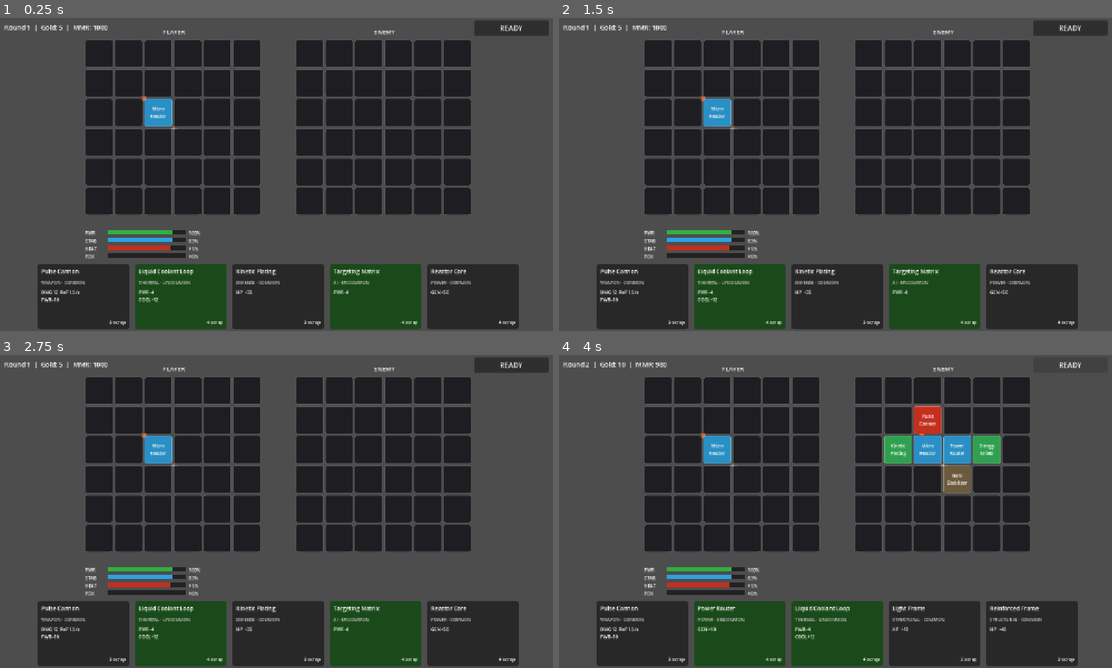
Above: before the commit, frames 1-4 (two rows, left to right).
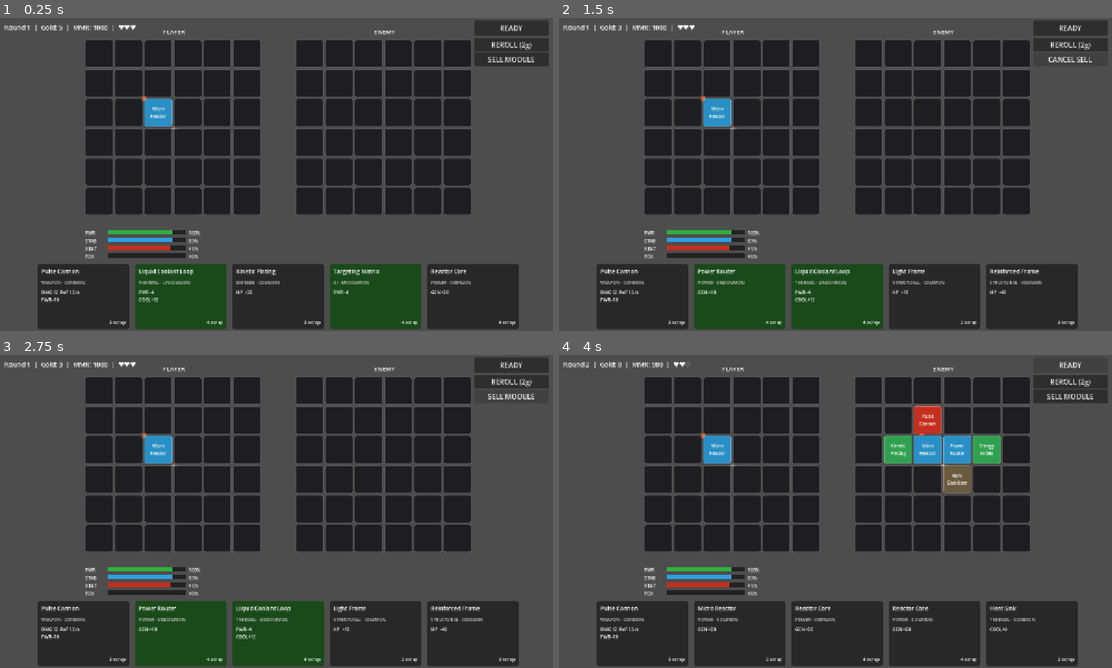
Above: after the commit, the same moments.

Repository: bbayram-l/ChroneForge-Arena
Game: Godot game, scene res://scenes/Main.tscn
The game is run twice, just before and just after one commit, with the same random seed, the same clock (stepped at 60 frames per second) and the same inputs.
Inputs (mouse positions are in pixels of both pictures, inside the frame that each line leads up to):
- Up to frame 1 (0.25 s): no input
- Up to frame 2 (1.5 s): click (1067, 46) at 0.5 s, where only the run after the commit has a clickable "REROLL (2g)"; click (1067, 58) at 1.25 s, where only the run after the commit has a clickable "SELL MODULE"
- Up to frame 3 (2.75 s): click (508, 395) at 2 s, where only the run after the commit has a clickable "CANCEL SELL"
- Up to frame 4 (4 s): click "READY" at 2.75 s; click "NEXT ROUND" at 3.5 s

The runs differ from the first frame. In frame 1, 1.1% of the frame differs, in the area x 20-100%, y 2-16%; in frame 2, 7.8%; in frame 3, 7.8%; in frame 4, 8.2%, in the area x 10-100%, y 2-100%.

Commit message:
Month 4: lives system, run-over screen, reroll/sell UI, grid save, balance fixes
- GameState: player_lives (3), total_wins/losses, earn_round_income(outcome) with
  draw-neutral handling, is_run_over() helper
- Main: Phase.RUN_OVER, run-over overlay (stats + RESTART), REROLL button,
  SELL mode (half-cost refund), _save_player_grid() to user://player_grid.json,
  ♥/♡ lives display in status bar
- CombatEngine: timeout winner now uses HP% comparison with 10% draw band
- EnemyMechGenerator: 4-tier slot system scales 4→14 modules, AI/Temporal
  slots appear in tiers 2–3

Co-Authored-By: Claude Sonnet 4.6 <noreply@anthropic.com>

Diff:
--- a/scripts/autoload/GameState.gd
+++ b/scripts/autoload/GameState.gd
@@ -13,6 +13,9 @@
 var win_streak: int = 0
 var loss_streak: int = 0
 var mmr: int = 1000
+var player_lives: int = 3
+var total_wins: int = 0
+var total_losses: int = 0
 
 const BASE_INCOME: int = 5
 const MAX_INTEREST: int = 5
@@ -24,30 +27,42 @@
 	current_round = 1
 	win_streak = 0
 	loss_streak = 0
+	player_lives = 3
+	total_wins = 0
+	total_losses = 0
 
-func earn_round_income(won: bool) -> void:
+## outcome: "player" = win, "enemy" = loss, "draw" = neither.
+## Draws advance the round but cost no life and grant no win bonus.
+func earn_round_income(outcome: String) -> void:
 	var income := BASE_INCOME
 
 	# Interest: +1 per 10 gold saved, capped at 5
 	@warning_ignore("INTEGER_DIVISION")
 	income += mini(gold / 10, MAX_INTEREST)
 
-	if won:
+	if outcome == "player":
 		income += WIN_BONUS
 		win_streak += 1
 		loss_streak = 0
 		mmr += 25
-	else:
+		total_wins += 1
+	elif outcome == "enemy":
+		player_lives -= 1
 		loss_streak += 1
 		win_streak = 0
 		mmr = maxi(0, mmr - 20)
 		# Loss streak consolation: +1–3 bonus
 		income += mini(loss_streak - 1, 3)
+		total_losses += 1
+	# draw: no life lost, no win bonus, streaks unchanged
 
 	gold += income
 	current_round += 1
 	gold_changed.emit(gold)
 	round_changed.emit(current_round)
+
+func is_run_over() -> bool:
+	return player_lives <= 0
 
 func spend_gold(amount: int) -> bool:
 	if gold < amount:
--- a/scripts/ui/Main.gd
+++ b/scripts/ui/Main.gd
@@ -1,14 +1,15 @@
 ## Main — root scene script and game-loop coordinator.
 ##
 ## Game loop:
-##   SHOP_PHASE  → player clicks cards to select, clicks grid cells to place
+##   SHOP_PHASE  → player clicks cards to select, clicks grid cells to place/sell
 ##   COMBAT      → deterministic simulation runs instantly, result shown
 ##   ROUND_END   → player clicks "NEXT ROUND" to continue
+##   RUN_OVER    → player clicks "RESTART" to start a new run
 ##
 ## Visual nodes are created programmatically in _setup_ui().
 extends Node
 
-enum Phase { START_RUN, SHOP_PHASE, COMBAT, ROUND_END }
+enum Phase { START_RUN, SHOP_PHASE, COMBAT, ROUND_END, RUN_OVER }
 
 var phase: Phase = Phase.START_RUN
 
@@ -24,7 +25,11 @@
 var hud_panel:        HudPanel
 var _status_label:    Label
 var _action_btn:      Button
+var _reroll_btn:      Button
+var _sell_btn:        Button
+var _run_over_panel:  Control
 var _selected_offer:  Module = null
+var _sell_mode:       bool   = false
 
 # ── Lifecycle ──────────────────────────────────────────────────────────────
 
@@ -45,6 +50,7 @@
 	# Status bar
 	_status_label = Label.new()
 	_status_label.position = Vector2(10.0, 10.0)
+	_status_label.size     = Vector2(900.0, 24.0)
 	_status_label.add_theme_font_size_override("font_size", 15)
 	canvas.add_child(_status_label)
 
@@ -56,9 +62,25 @@
 	_action_btn.pressed.connect(_on_action_pressed)
 	canvas.add_child(_action_btn)
 
+	# Reroll button — visible only in shop phase
+	_reroll_btn = Button.new()
+	_reroll_btn.position = Vector2(1090.0, 46.0)
+	_reroll_btn.size     = Vector2(172.0, 28.0)
+	_reroll_btn.text     = "REROLL (2g)"
+	_reroll_btn.pressed.connect(_on_reroll_pressed)
+	canvas.add_child(_reroll_btn)
+
+	# Sell button — toggles sell mode in shop phase
+	_sell_btn = Button.new()
+	_sell_btn.position = Vector2(1090.0, 80.0)
+	_sell_btn.size     = Vector2(172.0, 28.0)
+	_sell_btn.text     = "SELL MODULE"
+	_sell_btn.pressed.connect(_on_sell_pressed)
+	canvas.add_child(_sell_btn)
+
 	# Player grid — left side
 	# 6×(64+4)−4 = 404 px wide. Two grids centred: (1280−404−80−404)/2 = 196 px margin
-	# y=50 leaves room for status bar above; HUD fits below at y=510
+	# y=50 leaves room for status bar above; HUD fits below at y=484
 	player_grid_view = MechGridView.new()
 	player_grid_view.position = Vector2(196.0, 50.0)
 	canvas.add_child(player_grid_view)
@@ -73,20 +95,63 @@
 	enemy_grid_view.set_title("ENEMY")
 	enemy_grid_view.refresh(enemy_grid)
 
-	# HUD — stat bars below the player grid (grid height = 6×68−4 = 404 px, +50 offset = 454 → +30 gap = 484)
+	# HUD — stat bars below the player grid
 	hud_panel = HudPanel.new()
 	hud_panel.position = Vector2(196.0, 484.0)
 	canvas.add_child(hud_panel)
 
 	# Shop panel — below HUD
-	# 5×210 + 4×14 = 1106 px → left margin (1280−1106)/2 = 87 px
-	# HUD bottom ≈ 484+72 = 556; shop at 566
 	shop_panel = ShopPanel.new()
 	shop_panel.position = Vector2(87.0, 566.0)
 	canvas.add_child(shop_panel)
 	shop_panel.module_selected.connect(_on_module_selected)
 
+	# Run-over overlay (hidden until run ends)
+	_run_over_panel = _build_run_over_panel()
+	canvas.add_child(_run_over_panel)
+	_run_over_panel.visible = false
+
 	_update_status()
+
+func _build_run_over_panel() -> Control:
+	var panel := Panel.new()
+	panel.position = Vector2(290.0, 200.0)
+	panel.size     = Vector2(700.0, 340.0)
+
+	var style := StyleBoxFlat.new()
+	style.bg_color     = Color(0.08, 0.08, 0.10, 0.95)
+	style.border_color = Color(0.8, 0.2, 0.2)
+	style.set_border_width_all(2)
+	style.set_corner_radius_all(8)
+	panel.add_theme_stylebox_override("panel", style)
+
+	var title := Label.new()
+	title.position = Vector2(0.0, 30.0)
+	title.size     = Vector2(700.0, 60.0)
+	title.text     = "RUN OVER"
+	title.horizontal_alignment = HORIZONTAL_ALIGNMENT_CENTER
+	title.add_theme_font_size_override("font_size", 40)
+	title.add_theme_color_override("font_color", Color(0.9, 0.2, 0.2))
+	panel.add_child(title)
+
+	var stats := Label.new()
+	stats.name     = "StatsLabel"
+	stats.position = Vector2(0.0, 120.0)
+	stats.size     = Vector2(700.0, 120.0)
+	stats.horizontal_alignment = HORIZONTAL_ALIGNMENT_CENTER
+	stats.add_theme_font_size_override("font_size", 18)
+	stats.modulate = Color(0.85, 0.85, 0.85)
+	panel.add_child(stats)
+
+	var restart := Button.new()
+	restart.position = Vector2(250.0, 270.0)
+	restart.size     = Vector2(200.0, 44.0)
+	restart.text     = "RESTART"
+	restart.add_theme_font_size_override("font_size", 16)
+	restart.pressed.connect(_on_restart_pressed)
+	panel.add_child(restart)
+
+	return panel
 
 # ── Starter modules ────────────────────────────────────────────────────────
 
@@ -110,6 +175,8 @@
 func _enter_shop_phase() -> void:
 	phase = Phase.SHOP_PHASE
 	_selected_offer = null
+	_sell_mode = false
+	_sell_btn.text = "SELL MODULE"
 	player_grid_view.clear_highlights()
 
 	# Reset any overload-disabled modules from the previous fight
@@ -129,11 +196,17 @@
 	shop_panel.show_offers(offers)
 	_action_btn.text     = "READY"
 	_action_btn.disabled = false
+	_reroll_btn.text     = "REROLL (%dg)" % GameState.get_reroll_cost()
+	_reroll_btn.disabled = false
+	_sell_btn.disabled   = false
 	_update_status()
 
 func _start_combat() -> void:
 	phase = Phase.COMBAT
 	_action_btn.disabled = true
+	_reroll_btn.disabled = true
+	_sell_btn.disabled   = true
+	_sell_mode = false
 	_selected_offer = null
 	player_grid_view.clear_highlights()
 
@@ -149,32 +222,97 @@
 	_print_combat_summary(result)
 
 func _on_combat_ended(result: Dictionary) -> void:
+	# Pass winner string ("player"/"enemy"/"draw") — draw no longer costs a life
+	GameState.earn_round_income(result.winner)
+
+	var won: bool  = result.winner == "player"
+	var draw: bool = result.winner == "draw"
+	var outcome_text := "WIN" if won else ("DRAW" if draw else "LOSS")
+
+	# Save player grid snapshot after every fight (async PvP foundation)
+	_save_player_grid()
+
+	print("[Round %d] %s — Gold: %d | Lives: %d" % [
+		GameState.current_round - 1,
+		outcome_text,
+		GameState.gold,
+		GameState.player_lives,
+	])
+
+	if GameState.is_run_over():
+		_enter_run_over()
+		return
+
 	phase = Phase.ROUND_END
-	var won: bool = result.winner == "player"
-	GameState.earn_round_income(won)
-	hud_panel.refresh(player_grid)
-	_update_status("Last: %s" % ("WIN" if won else "LOSS"))
+	_update_status("Last: %s" % outcome_text)
 	_action_btn.text     = "NEXT ROUND"
 	_action_btn.disabled = false
-	print("[Round %d] %s — Gold: %d" % [
-		GameState.current_round,
-		"WIN" if won else "LOSS",
-		GameState.gold,
-	])
+
+func _enter_run_over() -> void:
+	phase = Phase.RUN_OVER
+	_action_btn.disabled = true
+	var stats_lbl: Label = _run_over_panel.get_node("StatsLabel")
+	stats_lbl.text = (
+		"Rounds survived: %d\n" +
+		"Wins: %d   Losses: %d\n" +
+		"Final MMR: %d"
+	) % [
+		GameState.current_round - 1,
+		GameState.total_wins,
+		GameState.total_losses,
+		GameState.mmr,
+	]
+	_run_over_panel.visible = true
 
 func _on_action_pressed() -> void:
 	match phase:
 		Phase.SHOP_PHASE: _start_combat()
 		Phase.ROUND_END:  _enter_shop_phase()
 
+func _on_restart_pressed() -> void:
+	_run_over_panel.visible = false
+	# Clear player grid
+	player_grid = MechGrid.new("player")
+	enemy_grid  = MechGrid.new("enemy")
+	player_grid_view.refresh(player_grid)
+	enemy_grid_view.refresh(enemy_grid)
+	# Reset shop with new seed
+	shop = ShopSystem.new(ModuleRegistry.all_modules, randi())
+	GameState.start_run()
+	_give_starter_modules()
+	_enter_shop_phase()
+
 # ── Shop interaction ───────────────────────────────────────────────────────
 
 func _on_module_selected(mod: Module) -> void:
+	_sell_mode = false
+	_sell_btn.text = "SELL MODULE"
 	_selected_offer = mod
 	player_grid_view.highlight_valid(mod, player_grid)
 
 func _on_player_cell_clicked(pos: Vector2i) -> void:
-	if phase != Phase.SHOP_PHASE or _selected_offer == null:
+	if phase != Phase.SHOP_PHASE:
+		return
+
+	# Sell mode: sell the module at this cell for half its cost
+	if _sell_mode:
+		var cell := player_grid.get_cell(pos)
+		if cell == null or cell.is_empty():
+			return
+		var mod: Module = cell.module
+		@warning_ignore("INTEGER_DIVISION")
+		var refund: int = mod.cost / 2
+		player_grid.remove_module_at(pos)
+		GameState.gold += refund
+		GameState.gold_changed.emit(GameState.gold)
+		player_grid_view.refresh(player_grid)
+		hud_panel.refresh(player_grid)
+		_update_status()
+		print("[Sell] Sold: %s for %dg" % [mod.display_name, refund])
+		return
+
+	# Normal placement mode
+	if _selected_offer == null:
 		return
 	if GameState.gold < _selected_offer.cost:
 		print("[Shop] Not enough gold (need %d, have %d)" % [_selected_offer.cost, GameState.gold])
@@ -191,11 +329,32 @@
 		shop_panel.deselect()
 		player_grid_view.clear_highlights()
 
+func _on_reroll_pressed() -> void:
+	if reroll_shop():
+		_reroll_btn.text = "REROLL (%dg)" % GameState.get_reroll_cost()
+
+func _on_sell_pressed() -> void:
+	if phase != Phase.SHOP_PHASE:
+		return
+	_sell_mode = not _sell_mode
+	if _sell_mode:
+		_sell_btn.text = "CANCEL SELL"
+		_selected_offer = null
+		shop_panel.deselect()
+		player_grid_view.clear_highlights()
+	else:
+		_sell_btn.text = "SELL MODULE"
+
 # ── Helpers ────────────────────────────────────────────────────────────────
 
 func _update_status(suffix: String = "") -> void:
-	var text := "Round %d  |  Gold: %d  |  MMR: %d" % [
-		GameState.current_round, GameState.gold, GameState.mmr
+	var lives_str := ""
+	for i in range(GameState.player_lives):
+		lives_str += "♥"
+	for _i in range(maxi(0, 3 - GameState.player_lives)):
+		lives_str += "♡"
+	var text := "Round %d  |  Gold: %d  |  MMR: %d  |  %s" % [
+		GameState.current_round, GameState.gold, GameState.mmr, lives_str
 	]
 	if suffix:
 		text += "  |  " + suffix
@@ -212,6 +371,14 @@
 		result.duration_seconds,
 	])
 
+func _save_player_grid() -> void:
+	var data   := player_grid.serialize()
+	var json   := JSON.stringify(data, "\t")
+	var file   := FileAccess.open("user://player_grid.json", FileAccess.WRITE)
+	if file:
+		file.store_string(json)
+		file.close()
+
 # ── Public API (called by future UI nodes) ─────────────────────────────────
 
 func buy_module(mod: Module) -> bool:
Not shown, changed: CLAUDE.md
